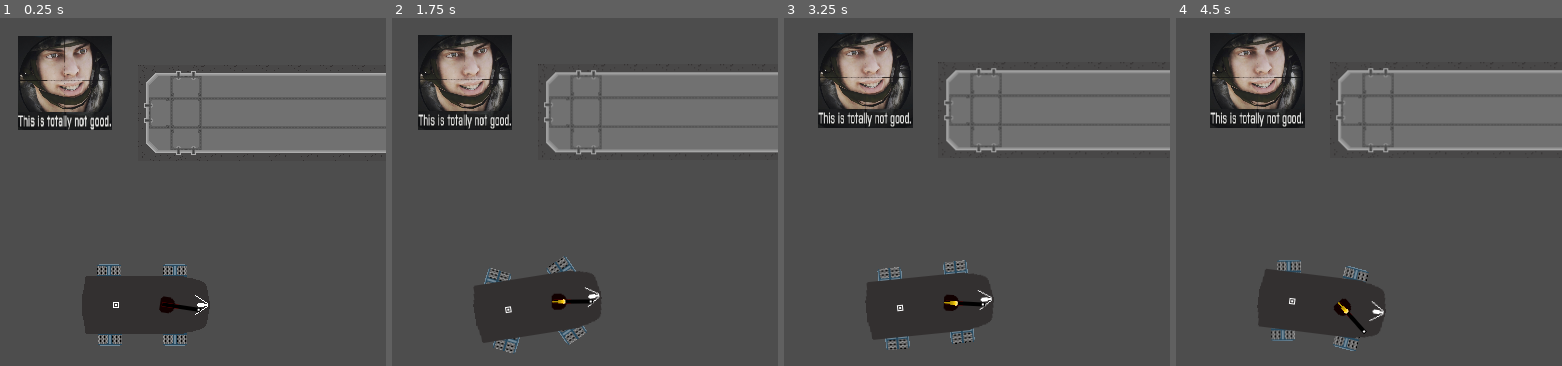
Above: before the commit, frames 1-4 (left to right).
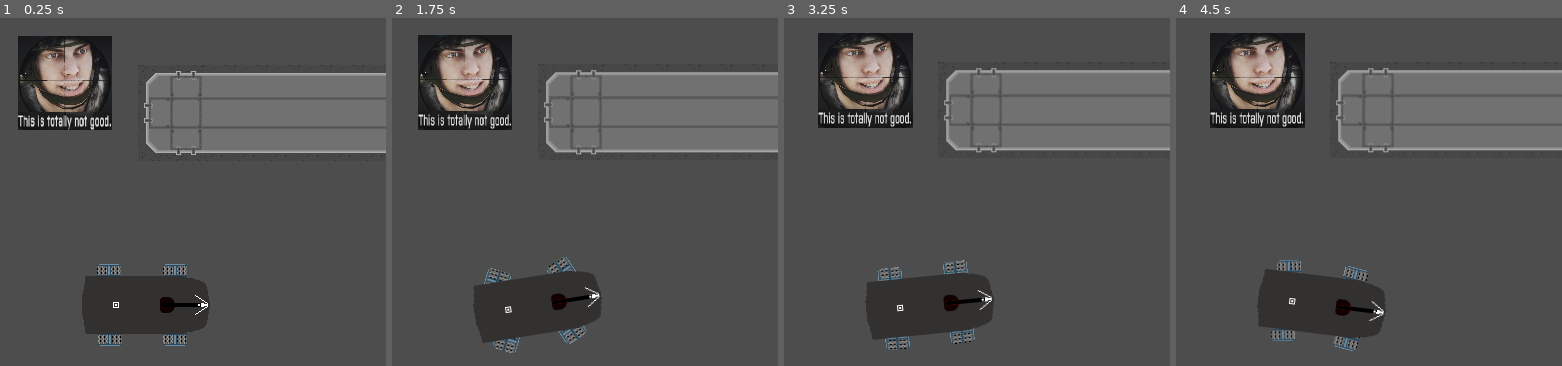
Above: after the commit, the same moments.

Repository: CatWizard47/WormGame
Game: Godot game, scene res://Scenes/main_test_thingy.tscn
Same seed, same stepped clock (60 frames per second), same inputs: the game is played once before the commit and once after it.
Inputs (mouse positions are in pixels of both pictures, inside the frame that each line leads up to):
- Up to frame 1 (0.25 s): no input
- Up to frame 2 (1.75 s): move the mouse to (642, 268) at 0.52 s; press the mouse at (642, 268) at 0.53 s; hold D (move_right) 0.53-1.28 s; move the mouse to (442, 341) at 1.27 s; release the mouse at (442, 341) at 1.28 s; hold S (move_backward) from 1.28 s (still down); click (442, 341) at 1.35 s
- Up to frame 3 (3.25 s): move the mouse to (977, 146) at 2.02 s; release S (move_backward) at 2.03 s; press the mouse at (977, 146) at 2.03 s; hold D (move_right) 2.03-2.78 s; move the mouse to (outside the picture) at 2.77 s; release the mouse at (outside the picture) at 2.78 s; hold W (move_forward) from 2.78 s (still down); click (outside the picture) at 2.85 s
- Up to frame 4 (4.5 s): move the mouse to (outside the picture) at 3.52 s; release W (move_forward) at 3.53 s; press the mouse at (outside the picture) at 3.53 s; hold A (move_left) from 3.53 s (still down); move the mouse to (1179, 195) at 4.27 s; release the mouse at (1179, 195) at 4.28 s; click (1179, 195) at 4.35 s

The runs differ from the first frame. In frame 1, 0.1% of the frame differs, in the area x 41-53%, y 80-85%; in frame 2, 0.2%; in frame 3, 0.2%; in frame 4, 0.2%, in the area x 40-53%, y 80-91%.
Error after the commit: Parse Error: Expected indented block after function declaration. (res://scripts/player_main_turret.gd:55)

Commit message:
commit b4 changing turret fire to be in player scene

Diff:
--- a/scripts/player_main_turret.gd
+++ b/scripts/player_main_turret.gd
@@ -52,12 +52,14 @@
 			if abs(rotation) > PI:
 				rotation = -signf(rotation) * PI
 
+func get_new_bullet_position() -> Vector2:
+
 func get_bounding_box() -> Vector2:
 	return get_node("GunSprite").get_rect().size
 
 # Called every frame. 'delta' is the elapsed time since the previous frame.
 func _physics_process(_delta: float) -> void:
-	if is_weapon_active:
+	if is_weapon_active: #place this into the player node instead
 		_rotate()
 		if Input.is_action_pressed("M1_clicked") and can_fire_flag:
 			print("Shootat:")
